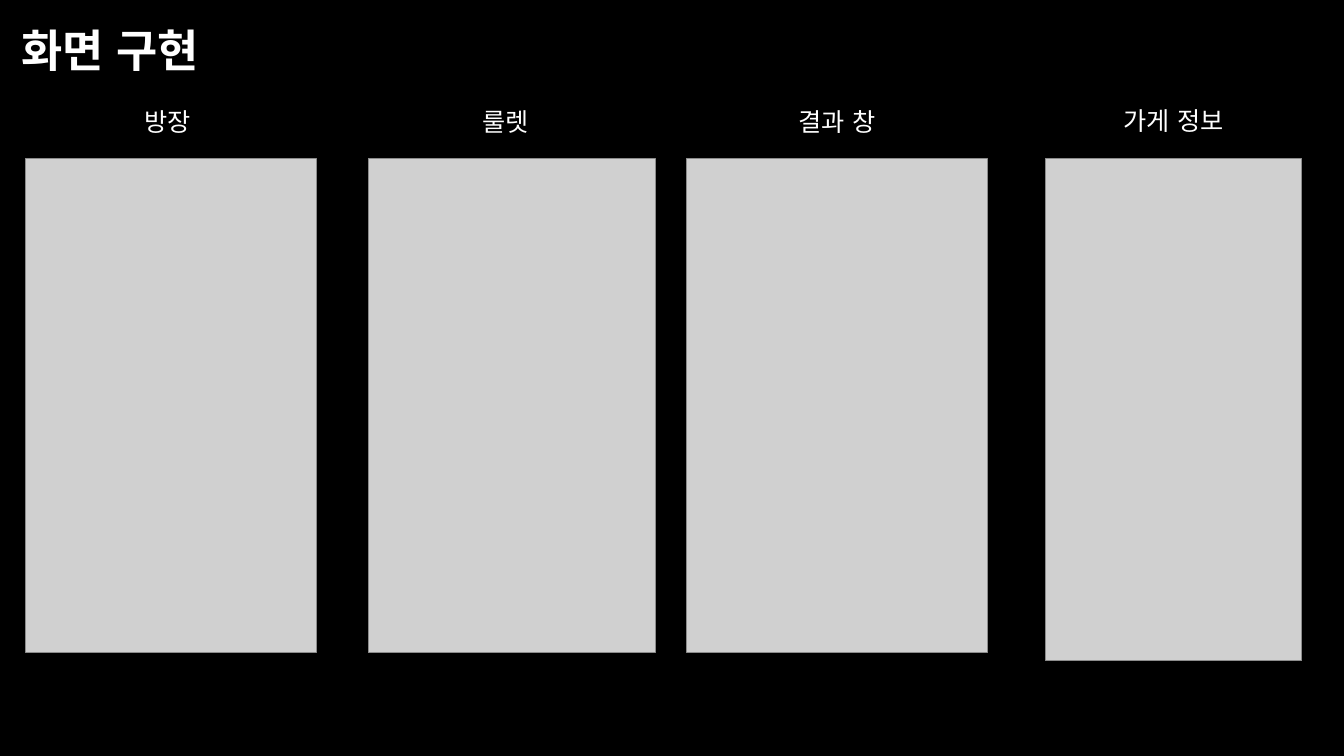
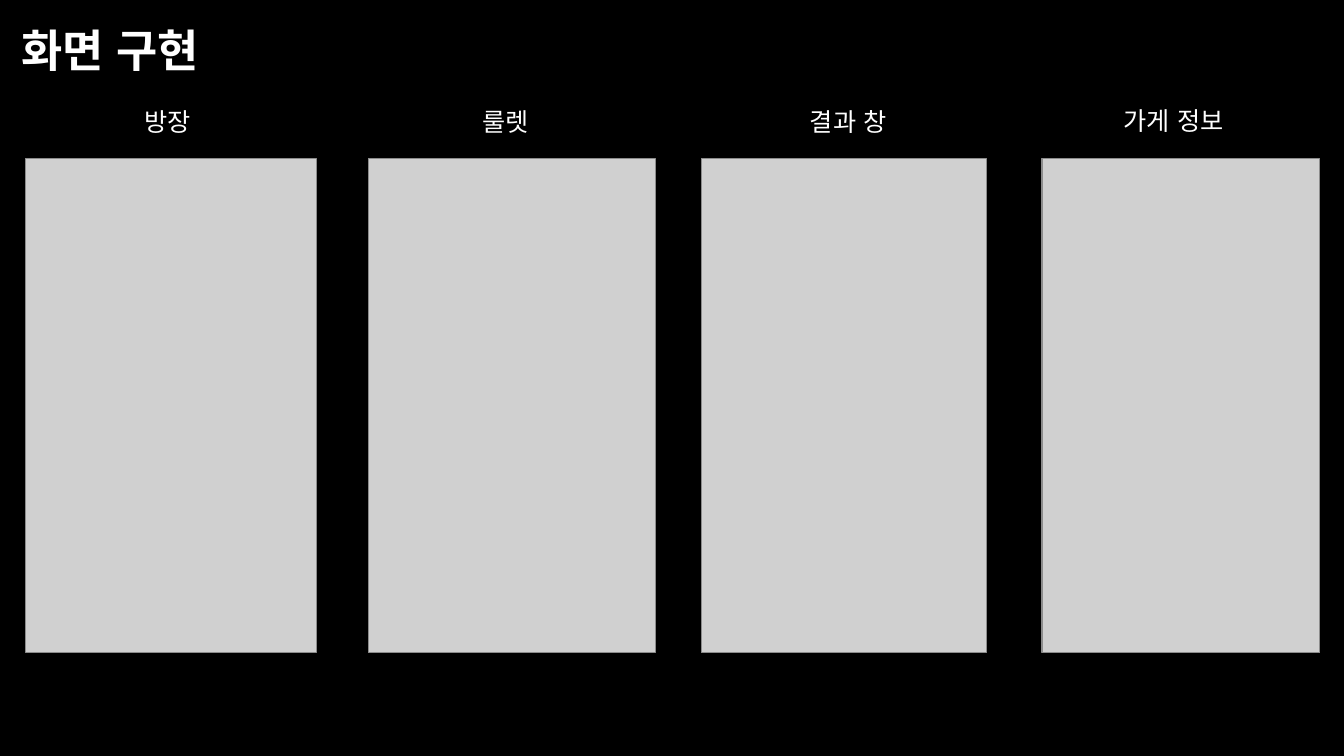
Before and after one commit to KORIT-Phkk/KORIT-portfolio-lunch-select, a slide deck: slide 9 of JmcProject.pptx. Drawn at 1344x756 pixels with LibreOffice and Linux fonts; fonts in the diff are those of the drawing; grey boxes stand for pictures; background and template pictures are left out. Boxes give left, top, right and bottom in pixels: in the first picture for what was removed or moved away, otherwise in the second. Text is boxed around its words. In the diff, an @@ line names an element or a change of style, - is before the commit and + after.

Commit message:
ppt 수정

```diff
--- a/JmcProject.pptx
+++ b/JmcProject.pptx
@@ text "결과 창": place and size @@
-text "결과 창" at bbox=[799, 110, 875, 133]
+text "결과 창" at bbox=[810, 110, 886, 133]
@@ picture: place and size @@
-picture at bbox=[687, 158, 987, 652]
+picture at bbox=[702, 158, 987, 652]
@@ picture: place and size @@
-picture at bbox=[1046, 158, 1302, 660]
+picture at bbox=[1043, 158, 1321, 652]
```
